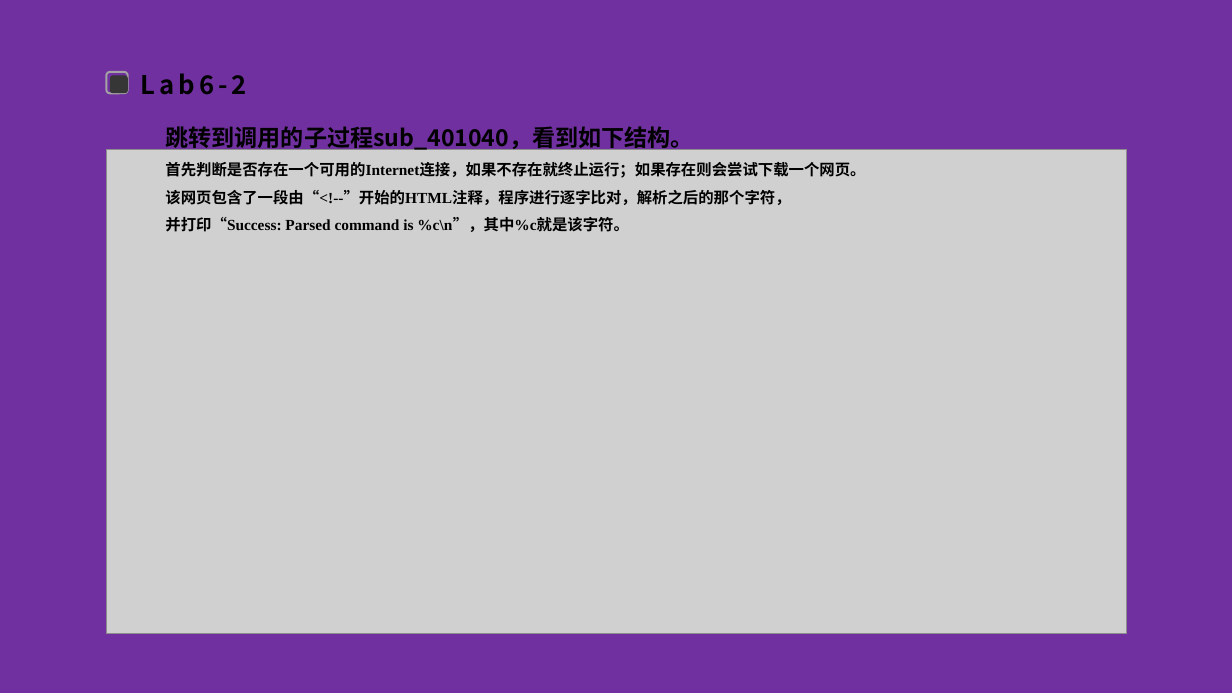
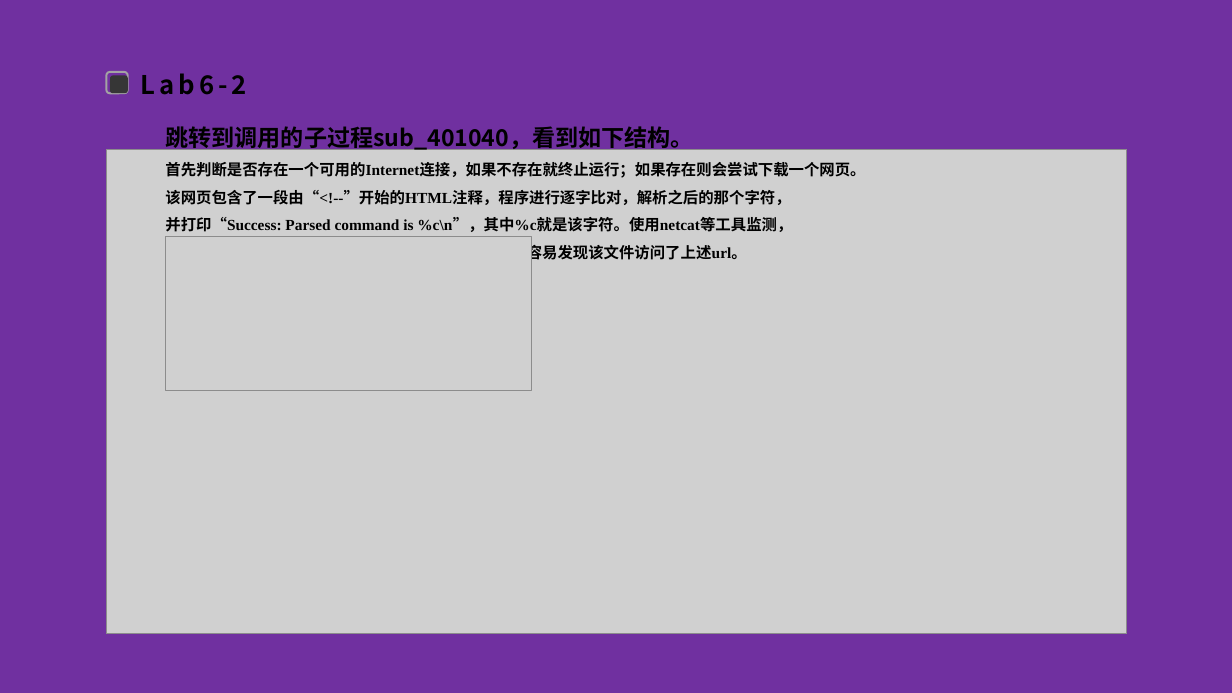
Before and after one commit to FlandreScarlet36/Malicious_code_labs, a slide deck: slide 6 of lab6/Lab6实验分享.pptx. Drawn at 1232x693 pixels with LibreOffice and Linux fonts; fonts in the diff are those of the drawing; grey boxes stand for pictures; background and template pictures are left out. Boxes give left, top, right and bottom in pixels: in the first picture for what was removed or moved away, otherwise in the second. Text is boxed around its words. In the diff, an @@ line names an element or a change of style, - is before the commit and + after.

Commit message:
Added ppt

```diff
--- a/lab6/Lab6实验分享.pptx
+++ b/lab6/Lab6实验分享.pptx
@@ text at (165,217,792,263): text changed @@
-并打印“Success: Parsed command is %c\n”，其中%c就是该字符。
+并打印“Success: Parsed command is %c\n”，其中%c就是该字符。使用netcat等工具监测，
+很容易发现该文件访问了上述url。
@@ picture added at (165,237,531,391) @@
```
